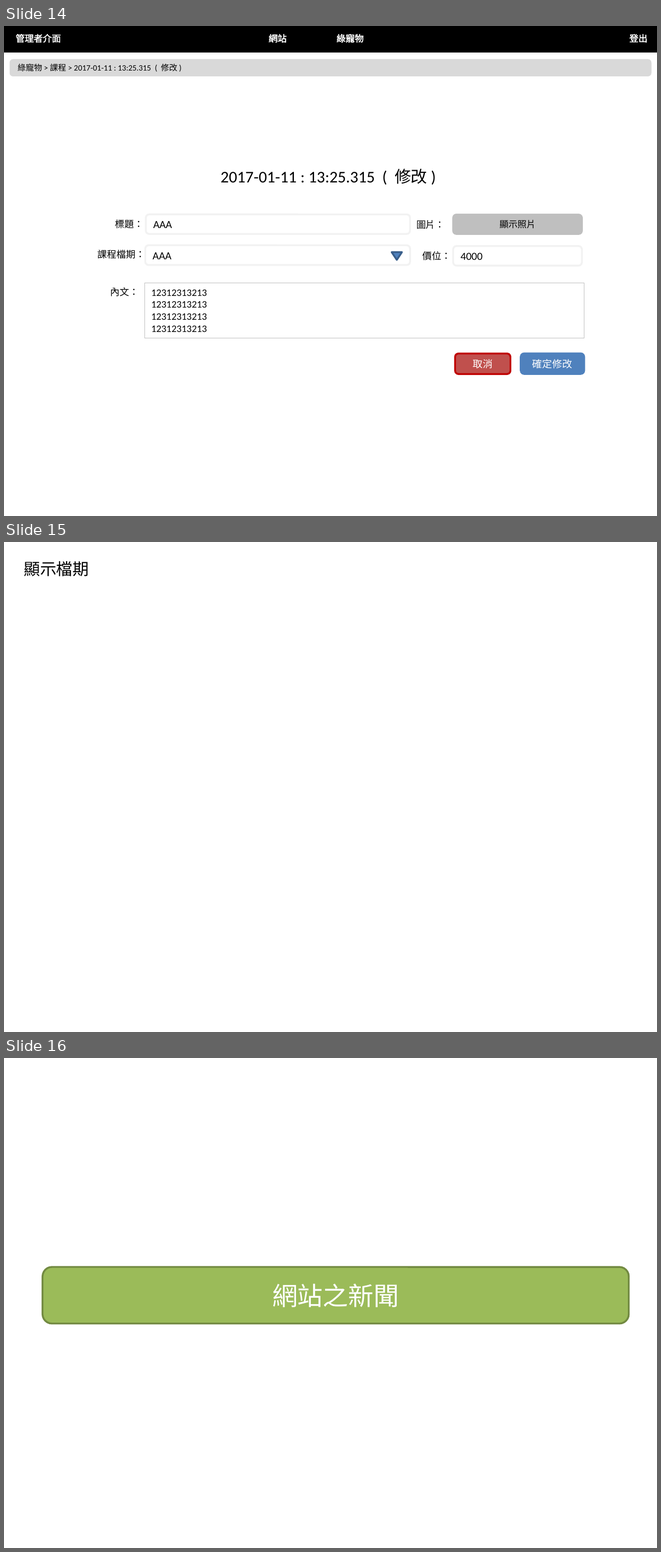
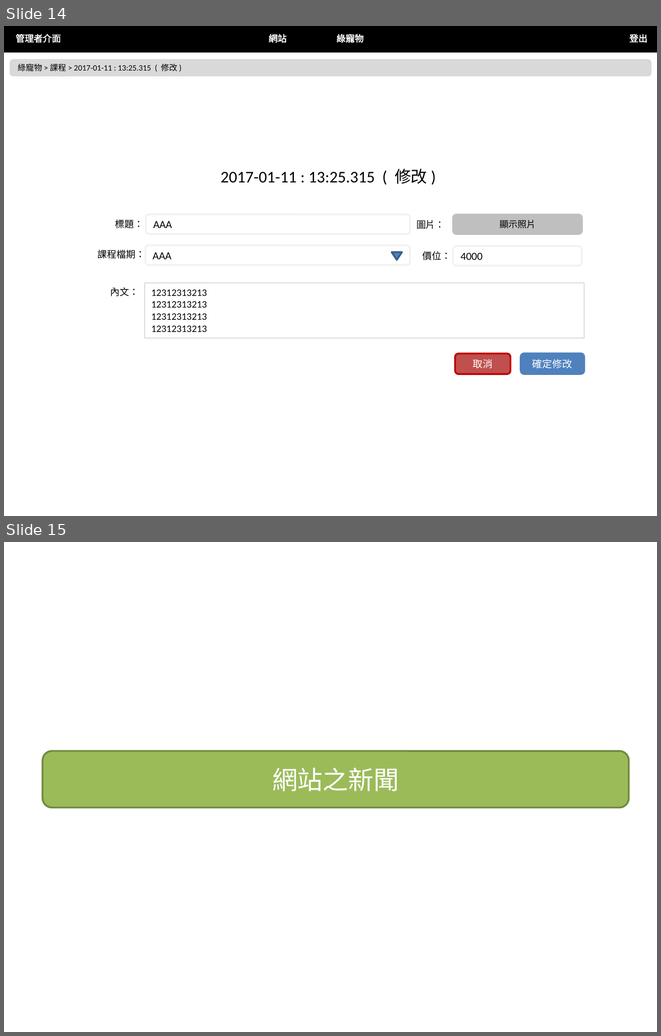
Before and after one commit to nexstar/XMind, a slide deck: 最終後台版型.pptx. Shown one above the other, each under a label of ours: slides 14, 15 and 16 before the commit, slides 14 and 15 after it. The pictures are 661x1552 and 661x1036 pixels, drawn with LibreOffice and Linux fonts; fonts in the diff are those of the drawing. Boxes give left, top, right and bottom in pixels: in the first picture for what was removed or moved away, otherwise in the second. Text is boxed around its words. In the diff, an @@ line names an element or a change of style, - is before the commit and + after.

```diff
--- a/最終後台版型.pptx
+++ b/最終後台版型.pptx
@@ slide 15 removed at bbox=[4, 542, 657, 1032], background #FFFFFF @@
@@ text removed at bbox=[24, 561, 89, 576] @@
-顯示檔期
@@ what was slide 16 is now slide 15 @@
```
Also in this commit, not shown: 1 slide changed, 4 slides added.
